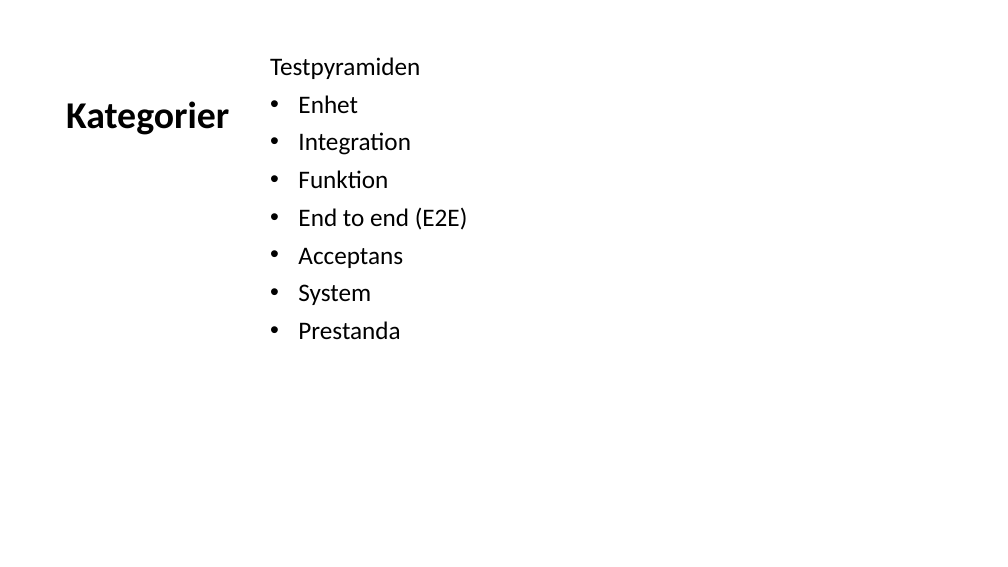
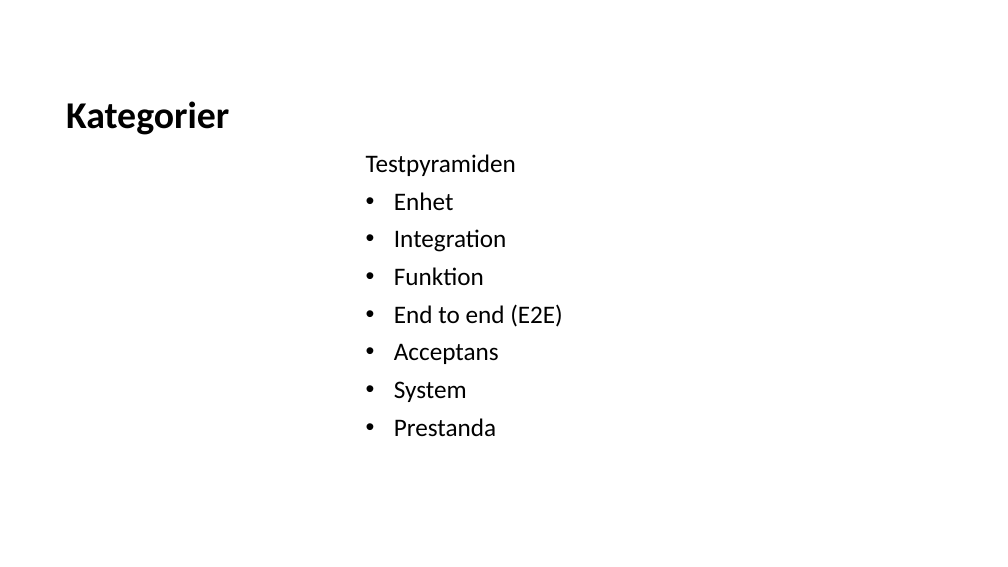
Before and after one commit to Omegapoint/tdd-lab, a slide deck: slide 16 of TDD-Presentation.pptx (slide 15 before the commit). Drawn at 1008x567 pixels with LibreOffice and Linux fonts; fonts in the diff are those of the drawing. Boxes give left, top, right and bottom in pixels: in the first picture for what was removed or moved away, otherwise in the second. Text is boxed around its words. In the diff, an @@ line names an element or a change of style, - is before the commit and + after.

```diff
--- a/TDD-Presentation.pptx
+++ b/TDD-Presentation.pptx
@@ subtitle "Testpyramiden": place and size @@
-subtitle "Testpyramiden" at (270, 57, 468, 340)
+subtitle "Testpyramiden" at (366, 154, 563, 437)
```
Also in this commit, not shown: 6 other slides changed, 1 slide added, 5 other files.
